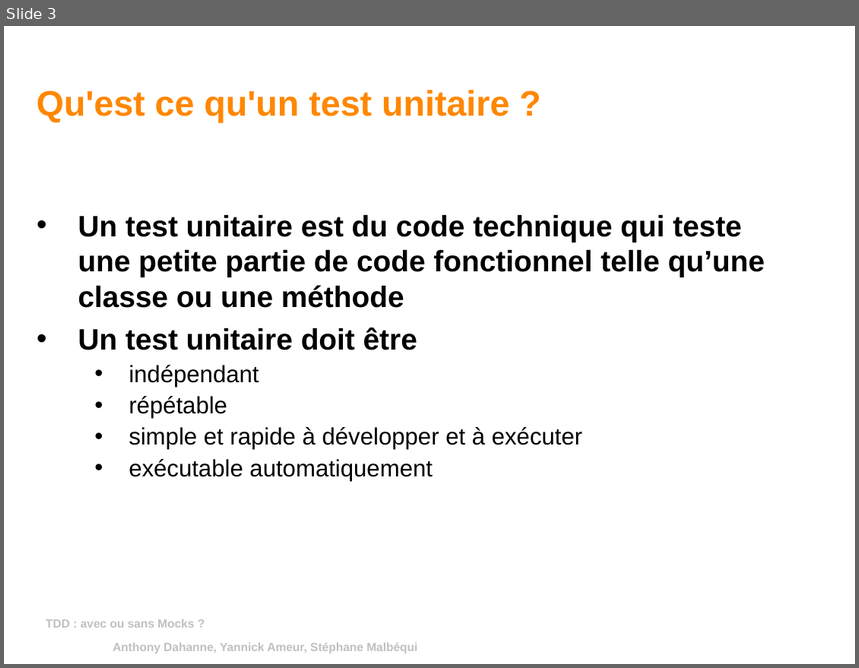
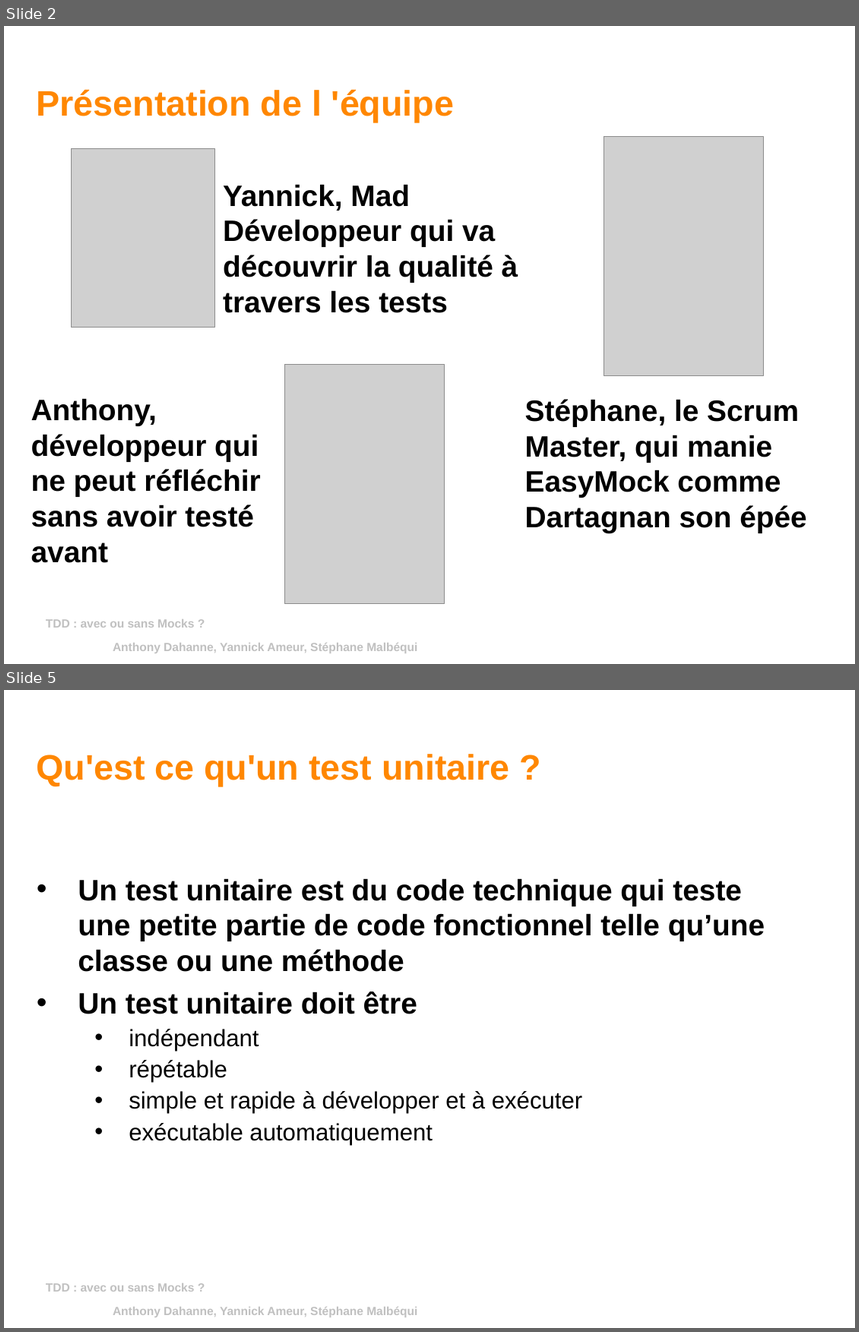
Before and after one commit to yannickameur/tddavecousansmock, a slide deck: tddavecousansmock/tdd_avec_ou_sans_mock.odp. Shown one above the other, each under a label of ours: slide 3 before the commit, slides 2 and 5 after it; the slides between them are not shown. The pictures are 859x668 and 859x1332 pixels, drawn with LibreOffice and Linux fonts; fonts in the diff are those of the drawing; grey boxes stand for pictures; background and template pictures are left out. Boxes give left, top, right and bottom in pixels: in the first picture for what was removed or moved away, otherwise in the second. Text is boxed around its words. In the diff, an @@ line names an element or a change of style, - is before the commit and + after.

```diff
--- a/tddavecousansmock/tdd_avec_ou_sans_mock.odp
+++ b/tddavecousansmock/tdd_avec_ou_sans_mock.odp
@@ slide 2 added at bbox=[4, 26, 855, 664], background #FFFFFF; not listed: 1 template element that a slide beside it also shows @@
@@ title added at bbox=[37, 89, 454, 123], 30 pt, text #FF8701, bold @@
+Présentation de l 'équipe
@@ picture added at bbox=[604, 137, 763, 376] @@
@@ picture added at bbox=[71, 148, 215, 327] @@
@@ text added at bbox=[223, 184, 519, 313], 25 pt, text #000000, bold @@
+Yannick, Mad Développeur qui va découvrir la qualité à travers les tests
@@ picture added at bbox=[285, 365, 444, 604] @@
@@ text added at bbox=[31, 398, 260, 563], 25 pt, text #000000, bold @@
+Anthony, développeur qui ne peut réfléchir sans avoir testé avant
@@ text added at bbox=[525, 399, 807, 533], 25 pt, text #000000, bold @@
+Stéphane, le Scrum Master, qui manie EasyMock comme Dartagnan son épée
@@ text added at bbox=[46, 620, 194, 628], 10 pt, text #C0C0C0, bold @@
+TDD : avec ou sans Mocks ?
@@ page number added at bbox=[439, 629, 675, 663], 14 pt, text #FFFFFF, bold @@
+2
@@ what was slide 3 is now slide 5 @@
```
Also in this commit, not shown: 3 slides changed, 1 other slide added, 14 other files.
